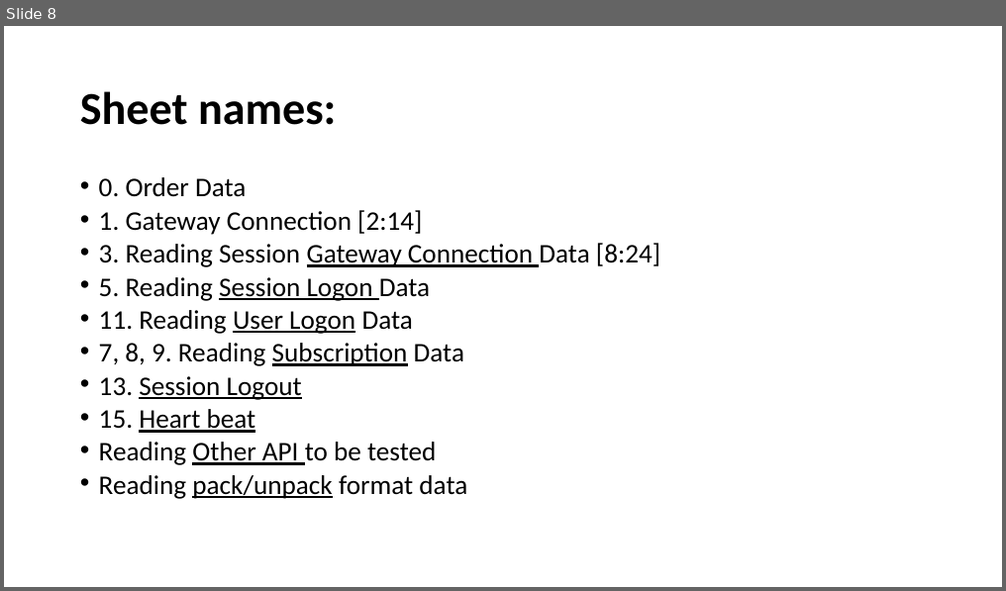
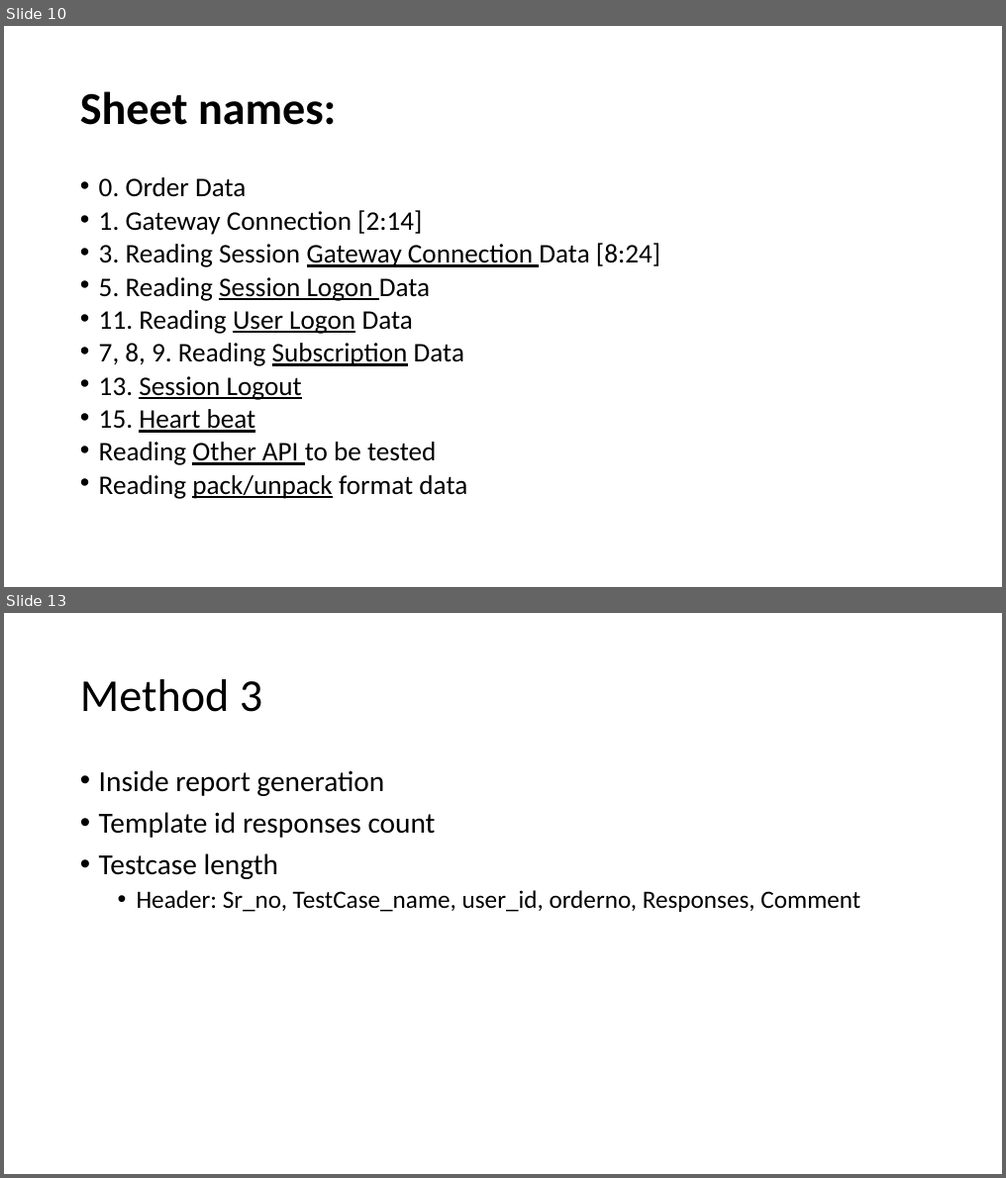
Before and after one commit to billionri/Personal-Docs, a slide deck: UAT – Functional Testing.pptx. Shown one above the other, each under a label of ours: slide 8 before the commit, slides 10 and 13 after it; the slides between them are not shown. The pictures are 1006x591 and 1006x1178 pixels, drawn with LibreOffice and Linux fonts; fonts in the diff are those of the drawing. Boxes give left, top, right and bottom in pixels: in the first picture for what was removed or moved away, otherwise in the second. Text is boxed around its words. In the diff, an @@ line names an element or a change of style, - is before the commit and + after.

```diff
--- a/UAT – Functional Testing.pptx
+++ b/UAT – Functional Testing.pptx
@@ slide 13 added at [4, 613, 1002, 1174], background #FFFFFF @@
@@ title added at [80, 679, 262, 712], 44 pt, text #000000 @@
+Method 3
@@ text added at [99, 770, 860, 912], 28 pt, text #000000 @@
+• Inside report generation
+• Template id responses count
+• Testcase length
+  • Header: Sr_no, TestCase_name, user_id, orderno, Responses, Comment
@@ what was slide 8 is now slide 10 @@
```
Also in this commit, not shown: 4 slides changed, 4 other slides added.
